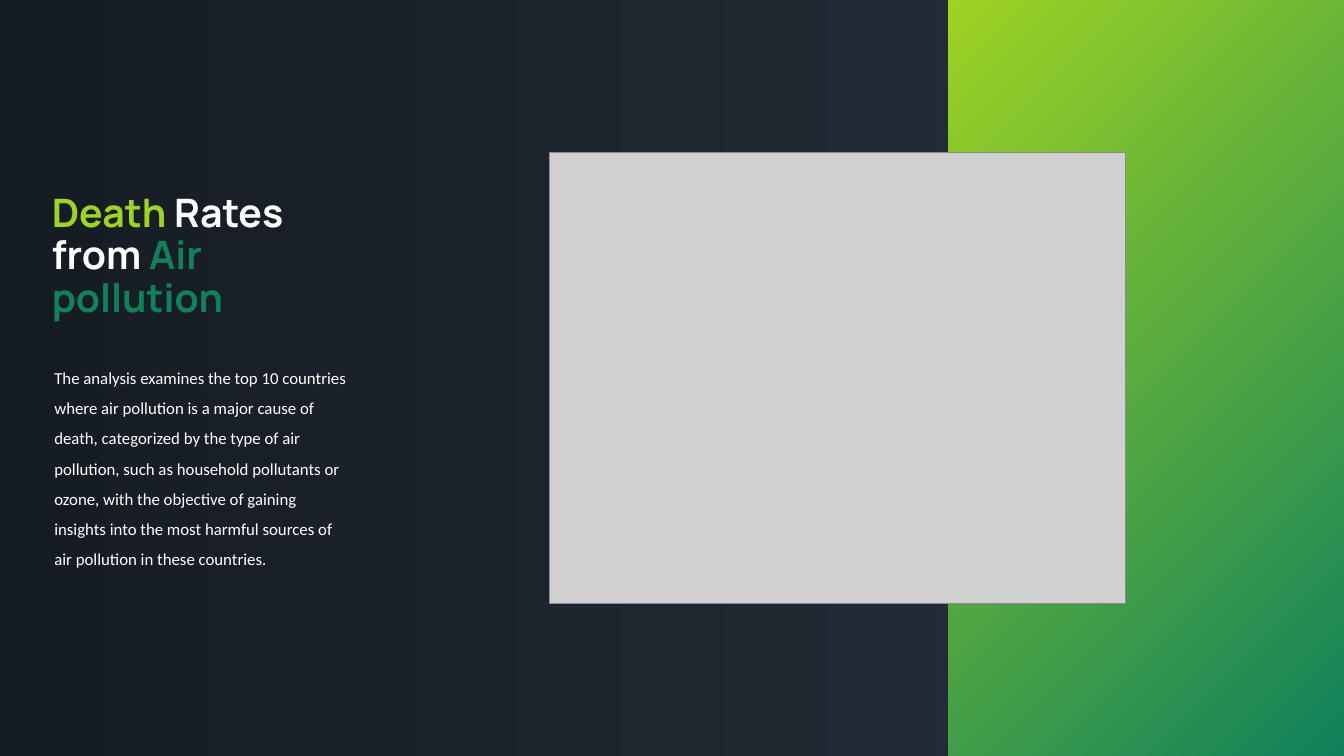
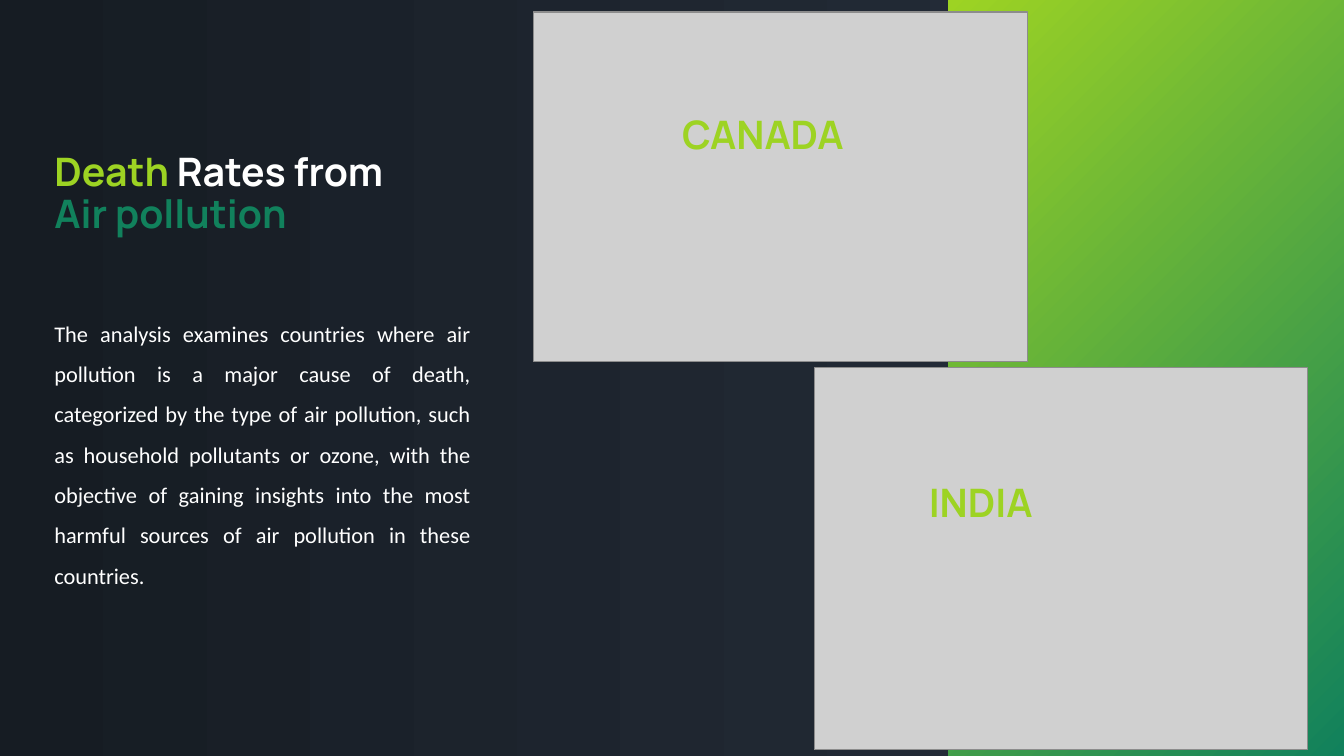
Before and after one commit to sameenshahzad/Project-3_Group-13, a slide deck: slide 9 of Slides & Analysis/Air Pollution.pptx. Drawn at 1344x756 pixels with LibreOffice and Linux fonts; fonts in the diff are those of the drawing; grey boxes stand for pictures. Boxes give left, top, right and bottom in pixels: in the first picture for what was removed or moved away, otherwise in the second. Text is boxed around its words. In the diff, an @@ line names an element or a change of style, - is before the commit and + after.

```diff
--- a/Slides & Analysis/Air Pollution.pptx
+++ b/Slides & Analysis/Air Pollution.pptx
@@ picture added at (533,12,1027,362) @@
@@ text "Death Rates from Air pollution" rewrapped from (52,198,283,321) to (54,157,384,237) @@
@@ text added at (682,120,844,150), 28 pt, text #9DD323, bold @@
+CANADA
@@ picture removed at (551,152,1126,603) @@
@@ text at (54,326,471,584): text changed; size 12 to 16 pt @@
-The analysis examines the top 10 countries where air pollution is a major cause of death, categorized by the type of air pollution, such as household pollutants or ozone, with the objective of gaining insights into the most harmful sources of air pollution in these countries.
+The analysis examines countries where air pollution is a major cause of death, categorized by the type of air pollution, such as household pollutants or ozone, with the objective of gaining insights into the most harmful sources of air pollution in these countries.
@@ picture added at (815,368,1309,750) @@
@@ text added at (929,488,1033,517), 28 pt, text #9DD323, bold @@
+INDIA
```
Also in this commit, not shown: 6 other slides changed, 1 slide added, 4 slides removed.
